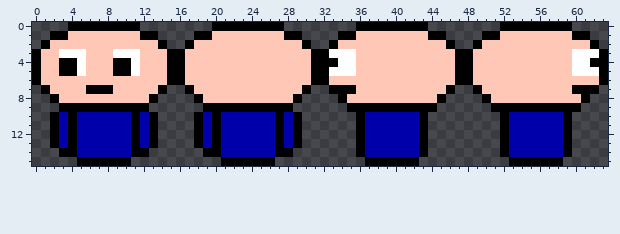
A pixel-art sprite gets an edit: Experiments/img/Person.png. This is how it looked before the edit.
The file is 64x16 pixels.
Once edited:
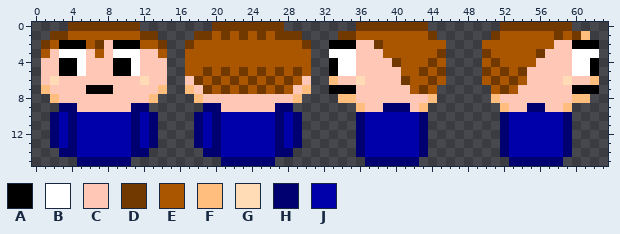
Palette (. is transparent): A #000000  B #ffffff  C #ffc7b6  D #713800  E #aa5500  F #ffbe7d  G #ffdbb6  H #000071  J #0000aa
The exact change:
@@ x 0..63 @@
- 0 ....AAAAAAAA........AAAAAAAA........AAAAAAAA........AAAAAAAA....
- 1 ..AACCCCCCCCAA....AACCCCCCCCAA....AACCCCCCCCAA....AACCCCCCCCAA..
- 2 .ACCCCCCCCCCCCA..ACCCCCCCCCCCCA..ACCCCCCCCCCCCA..ACCCCCCCCCCCCA.
- 3 ACCBBBCCCBBBCCCAACCCCCCCCCCCCCCAABBBCCCCCCCCCCCAACCCCCCCCCCCBBBA
- 4 ACCAABCCCAABCCCAACCCCCCCCCCCCCCAAABBCCCCCCCCCCCAACCCCCCCCCCCBBAA
- 5 ACCAABCCCAABCCCAACCCCCCCCCCCCCCAABBBCCCCCCCCCCCAACCCCCCCCCCCBBBA
- 6 ACCCCCCCCCCCCCCAACCCCCCCCCCCCCCAACCCCCCCCCCCCCCAACCCCCCCCCCCCCCA
- 7 .ACCCCAAACCCCCA..ACCCCCCCCCCCCA..AAACCCCCCCCCCA..ACCCCCCCCCCAAA.
- 8 ..ACCCCCCCCCCA....ACCCCCCCCCCA....ACCCCCCCCCCA....ACCCCCCCCCCA..
- 9 ...AAAAAAAAAA......AAAAAAAAAA......AAAAAAAAAA......AAAAAAAAAA...
-10 ..AJAJJJJJJAJA....AJAJJJJJJAJA......AJJJJJJA........AJJJJJJA....
-11 ..AJAJJJJJJAJA....AJAJJJJJJAJA......AJJJJJJA........AJJJJJJA....
-12 ..AJAJJJJJJAJA....AJAJJJJJJAJA......AJJJJJJA........AJJJJJJA....
-13 ..AJAJJJJJJAJA....AJAJJJJJJAJA......AJJJJJJA........AJJJJJJA....
-14 ...AAJJJJJJAA......AAJJJJJJAA.......AJJJJJJA........AJJJJJJA....
-15 .....AAAAAA..........AAAAAA..........AAAAAA..........AAAAAA.....
+ 0 ....DDDDDDDD........DDDDDDDD........DDDDDDDD........DDDDDDDD....
+ 1 ..DDEEEEEEEEDD....DDEDEDEDEDDD....DDEEEEEEEED......DEEEEEEDEDF..
+ 2 .DEAAAEDCAAAEED..DEEEEEEEEEEEED..AAACCDEEEEEEE....EEEEEEEECCAAA.
+ 3 .ECBBBCECBBBCCE..EEEEEEEEEEEEEE..BBBCCCEEEEEED....DEEEEEDCCCBBB.
+ 4 .CCAABCCCAABCCC..EEEEEEEEEEEEEE..ABBCCCCDEEEDE....EDEEEECCCCBBA.
+ 5 .CCAABCCCAABCCC..EEDEDEDEDEDEDE..ABBCCCCCEEDED....DEDEDCCCCCBBA.
+ 6 .CGCCCCCCCCCGCC..CDEDEDEDEDEDEC..FCCGCCCCDEEDE....EDEDECCCCGCCF.
+ 7 .FCCCCAAACCCCCF..FCDEDEDEDEDECF..AAACCCCCCEDE......EDECCCCCCAAA.
+ 8 ..FCCCCCCCCCCF....FCCCCCCCCCCF....FFCCCCCCCCF......FCCCCCCCCFF..
+ 9 ...HHCCCCCCHH......HHCCCCCCHH.......FCCHHHCF........FCCHHCCF....
+10 ..HJHJJJJJJHJH....HJHJJJJJJHJH......HJJJJJJH........HJJJJJJH....
+11 ..HJHJJJJJJHJH....HJHJJJJJJHJH......HJJJJJJH........HJJJJJJH....
+12 ..HJHJJJJJJHJH....HJHJJJJJJHJH......HJJJJJJH........HJJJJJJH....
+13 ..HJHJJJJJJHJH....HJHJJJJJJHJH......HJJJJJJH........HJJJJJJH....
+14 ...HHJJJJJJHH......HHJJJJJJHH.......HJJJJJJH........HJJJJJJH....
+15 .....HHHHHH..........HHHHHH..........HHHHHH..........HHHHHH.....
